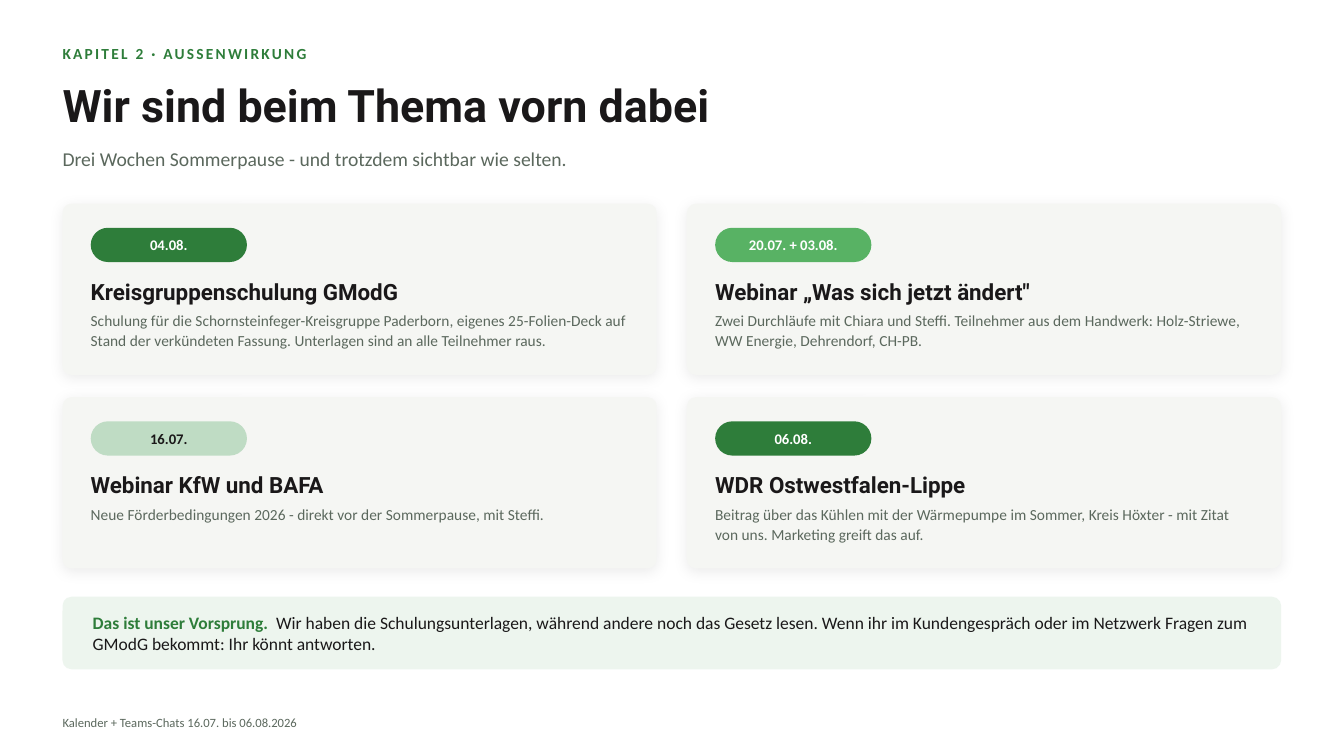
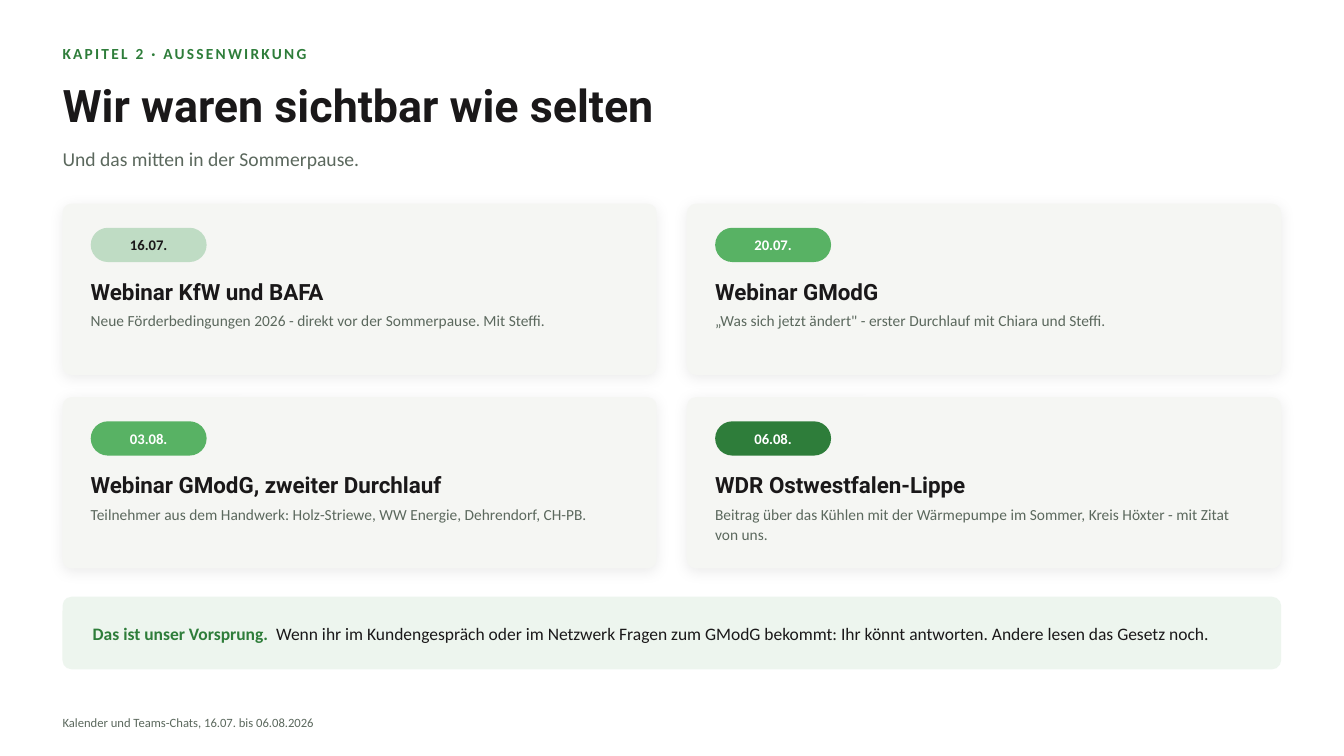
Before and after one commit to p4prg96r2f-prog/Alles, a slide deck: slide 13 of WERKE_Teammeeting_2026-08-07.pptx (slide 24 before the commit). Drawn at 1344x756 pixels with LibreOffice and Linux fonts; fonts in the diff are those of the drawing. Boxes give left, top, right and bottom in pixels: in the first picture for what was removed or moved away, otherwise in the second. Text is boxed around its words. In the diff, an @@ line names an element or a change of style, - is before the commit and + after.

```diff
--- a/WERKE_Teammeeting_2026-08-07.pptx
+++ b/WERKE_Teammeeting_2026-08-07.pptx
@@ text at box(63, 88, 653, 123): text changed @@
-Wir sind beim Thema vorn dabei
+Wir waren sichtbar wie selten
@@ text at box(63, 152, 359, 169): text changed @@
-Drei Wochen Sommerpause - und trotzdem sichtbar wie selten.
+Und das mitten in der Sommerpause.
@@ rounded rectangle: place and size @@
-rounded rectangle at box(91, 228, 247, 262)
+rounded rectangle at box(91, 228, 207, 262)
@@ rounded rectangle at box(91, 228, 207, 262): fill #2E7D3A to #BFDCC4 @@
@@ text "16.07.": place and size @@
-text "16.07." at box(150, 434, 187, 444)
+text "16.07." at box(130, 240, 167, 250)
@@ rounded rectangle: place and size @@
-rounded rectangle at box(715, 228, 871, 262)
+rounded rectangle at box(715, 228, 831, 262)
@@ text removed at box(150, 240, 187, 250) @@
-04.08.
@@ text at box(754, 240, 791, 250): text changed @@
-20.07. + 03.08.
+20.07.
@@ text at box(91, 283, 323, 301): text changed @@
-Kreisgruppenschulung GModG
+Webinar KfW und BAFA
@@ text at box(715, 283, 878, 301): text changed @@
-Webinar „Was sich jetzt ändert"
+Webinar GModG
@@ text at box(91, 315, 545, 329): text changed @@
-Schulung für die Schornsteinfeger-Kreisgruppe Paderborn, eigenes 25-Folien-Deck auf Stand der verkündeten Fassung. Unterlagen sind an alle Teilnehmer raus.
+Neue Förderbedingungen 2026 - direkt vor der Sommerpause. Mit Steffi.
@@ text at box(715, 315, 1105, 329): text changed @@
-Zwei Durchläufe mit Chiara und Steffi. Teilnehmer aus dem Handwerk: Holz-Striewe, WW Energie, Dehrendorf, CH-PB.
+„Was sich jetzt ändert" - erster Durchlauf mit Chiara und Steffi.
@@ rounded rectangle: place and size @@
-rounded rectangle at box(91, 421, 247, 456)
+rounded rectangle at box(91, 421, 207, 456)
@@ rounded rectangle at box(91, 421, 207, 456): fill #BFDCC4 to #58B264 @@
@@ text added at box(130, 434, 167, 444), 10.5 pt, text #FFFFFF, bold @@
+03.08.
@@ text "06.08.": place and size @@
-text "06.08." at box(775, 434, 812, 444)
+text "06.08." at box(754, 434, 791, 444)
@@ rounded rectangle: place and size @@
-rounded rectangle at box(715, 421, 871, 456)
+rounded rectangle at box(715, 421, 831, 456)
@@ text at box(91, 476, 441, 497): text changed @@
-Webinar KfW und BAFA
+Webinar GModG, zweiter Durchlauf
@@ text at box(91, 509, 587, 523): text changed @@
-Neue Förderbedingungen 2026 - direkt vor der Sommerpause, mit Steffi.
+Teilnehmer aus dem Handwerk: Holz-Striewe, WW Energie, Dehrendorf, CH-PB.
@@ text at box(715, 509, 1229, 540): text changed @@
-Beitrag über das Kühlen mit der Wärmepumpe im Sommer, Kreis Höxter - mit Zitat von uns. Marketing greift das auf.
+Beitrag über das Kühlen mit der Wärmepumpe im Sommer, Kreis Höxter - mit Zitat von uns.
@@ text at box(93, 627, 1208, 643): text changed @@
-Das ist unser Vorsprung. Wir haben die Schulungsunterlagen, während andere noch das Gesetz lesen. Wenn ihr im Kundengespräch oder im Netzwerk Fragen zum GModG bekommt: Ihr könnt antworten.
+Das ist unser Vorsprung. Wenn ihr im Kundengespräch oder im Netzwerk Fragen zum GModG bekommt: Ihr könnt antworten. Andere lesen das Gesetz noch.
@@ text at box(63, 718, 313, 729): text changed @@
-Kalender + Teams-Chats 16.07. bis 06.08.2026
+Kalender und Teams-Chats, 16.07. bis 06.08.2026
```
Also in this commit, not shown: 10 other slides changed, 9 slides added, 19 slides removed, 1 other file.
